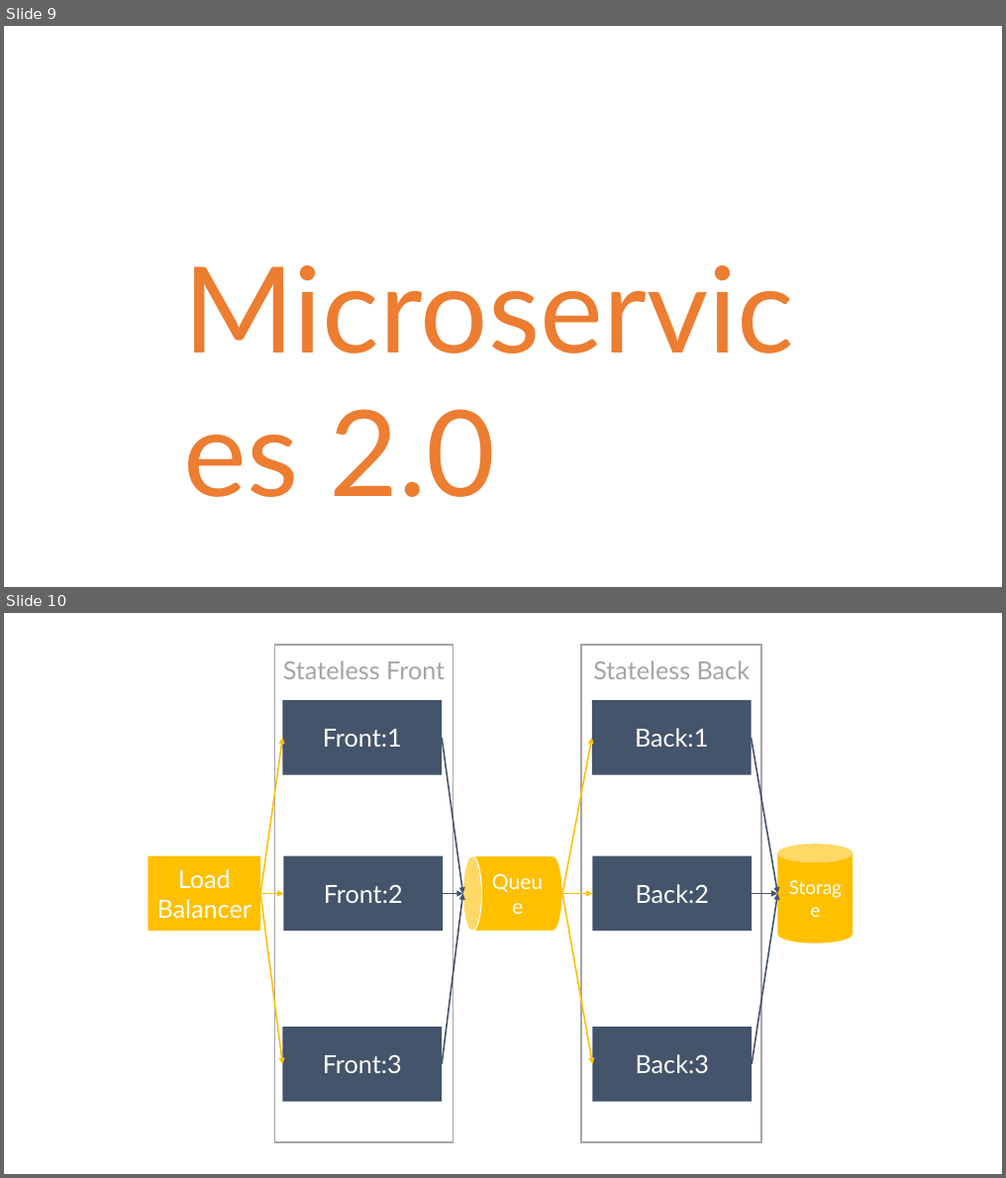
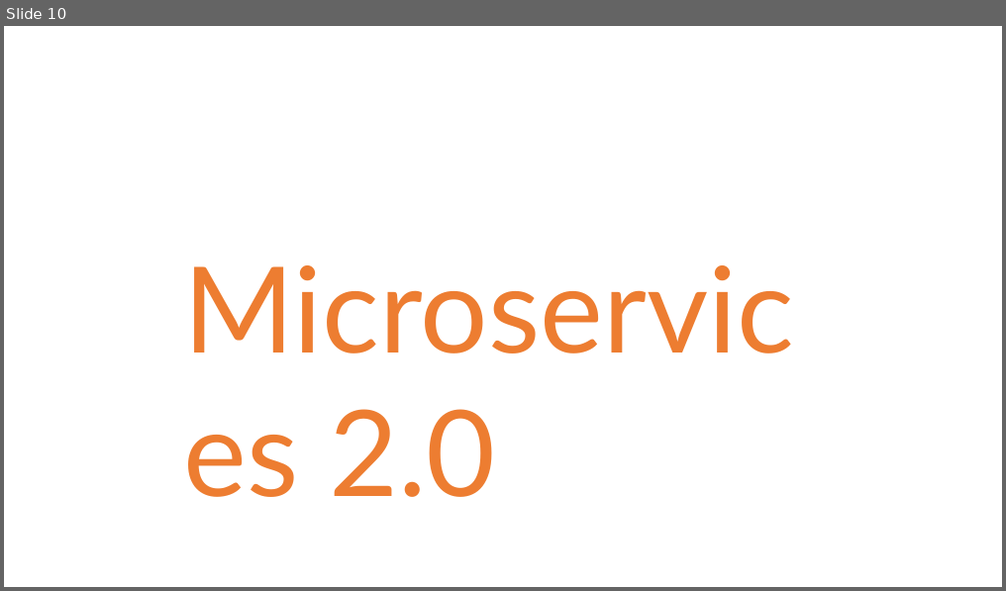
Before and after one commit to danielmarbach/service-fabric-webinar, a slide deck: Slides.pptx. Shown one above the other, each under a label of ours: slides 9 and 10 before the commit, slide 10 after it. The pictures are 1006x1178 and 1006x591 pixels, drawn with LibreOffice and Linux fonts; fonts in the diff are those of the drawing. Boxes give left, top, right and bottom in pixels: in the first picture for what was removed or moved away, otherwise in the second. Text is boxed around its words. In the diff, an @@ line names an element or a change of style, - is before the commit and + after.

```diff
--- a/Slides.pptx
+++ b/Slides.pptx
@@ slide 10 removed at [4,613,1002,1174], background #FFFFFF @@
@@ rectangle removed at [275,646,453,1143] @@
@@ text removed at [283,661,445,679] @@
-Stateless Front
@@ rectangle removed at [581,646,761,1143] @@
@@ text removed at [593,661,749,679] @@
-Stateless Back
@@ rectangle removed at [282,700,442,774] @@
-Front:1
@@ rectangle removed at [592,700,751,774] @@
-Back:1
@@ arrow removed from (260, 894) to (282, 738) @@
@@ arrow removed from (442, 738) to (463, 894) @@
@@ arrow removed from (562, 894) to (592, 738) @@
@@ arrow removed from (751, 738) to (778, 894) @@
@@ cylinder removed at [778,844,853,943] @@
-Storage
@@ rectangle removed at [148,857,260,931] @@
-Load Balancer
@@ rectangle removed at [283,857,443,931] @@
-Front:2
@@ cylinder removed at [463,856,562,931] @@
-Queue
@@ rectangle removed at [592,857,751,931] @@
-Back:2
@@ arrow removed from (260, 894) to (283, 894) @@
@@ arrow removed from (260, 894) to (282, 1064) @@
@@ arrow removed from (442, 1064) to (463, 894) @@
@@ arrow removed from (443, 894) to (463, 894) @@
@@ arrow removed from (562, 894) to (592, 894) @@
@@ arrow removed from (562, 894) to (592, 1064) @@
@@ arrow removed from (751, 894) to (778, 894) @@
@@ arrow removed from (751, 1064) to (778, 894) @@
@@ rectangle removed at [282,1027,442,1102] @@
-Front:3
@@ rectangle removed at [592,1027,751,1102] @@
-Back:3
@@ what was slide 9 is now slide 10 @@
```
Also in this commit, not shown: 2 slides changed, 6 slides added, 2 other files.
